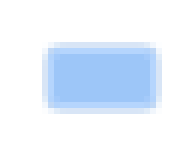
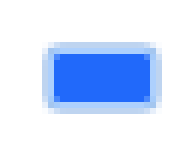
The second 192x144 image is a revision of the first. Changes to its layers:
"Rounded Rectangle 1": opacity 60% → 100% over [48, 48, 156, 108]
